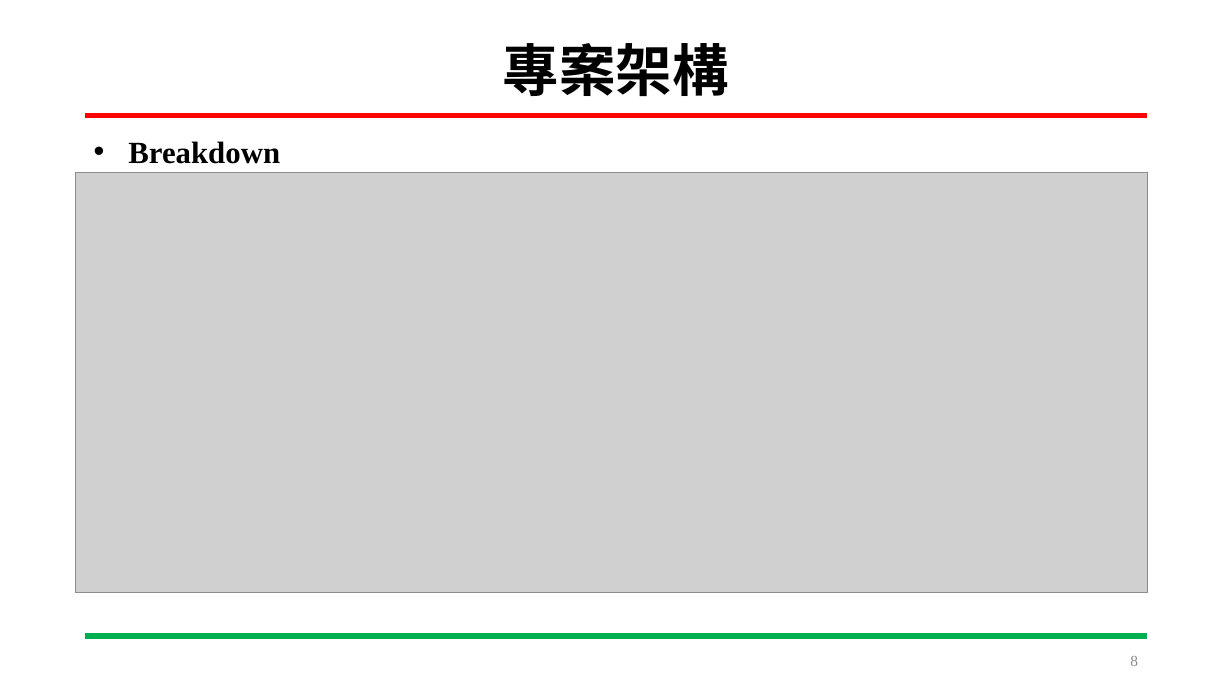
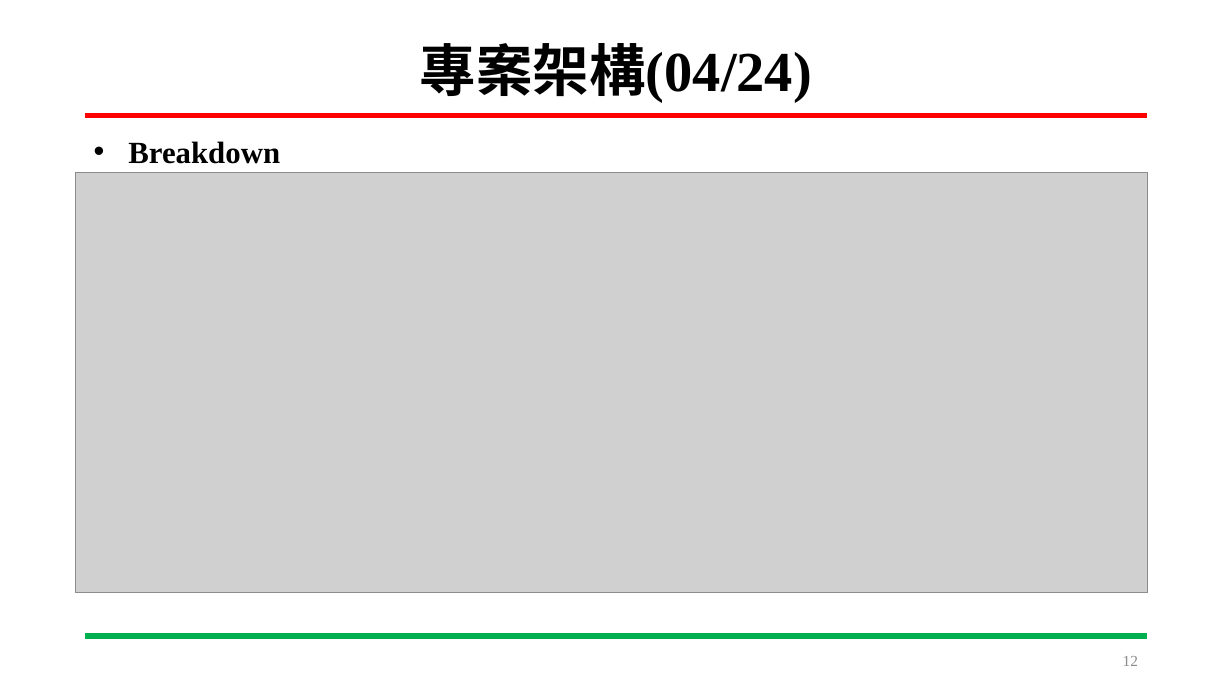
Before and after one commit to HOURFA/ML, a slide deck: slide 12 of final_project/DevelopmentLog/ML_finalproject.pptx (slide 8 before the commit). Drawn at 1232x693 pixels with LibreOffice and Linux fonts; fonts in the diff are those of the drawing; grey boxes stand for pictures. Boxes give left, top, right and bottom in pixels: in the first picture for what was removed or moved away, otherwise in the second. Text is boxed around its words. In the diff, an @@ line names an element or a change of style, - is before the commit and + after.

```diff
--- a/final_project/DevelopmentLog/ML_finalproject.pptx
+++ b/final_project/DevelopmentLog/ML_finalproject.pptx
@@ title at (420, 43, 812, 103): text changed @@
-專案架構
+專案架構(04/24)
@@ page number at (1123, 656, 1138, 666): text changed @@
-8
+12
```
Also in this commit, not shown: 7 other slides changed, 4 slides added.
